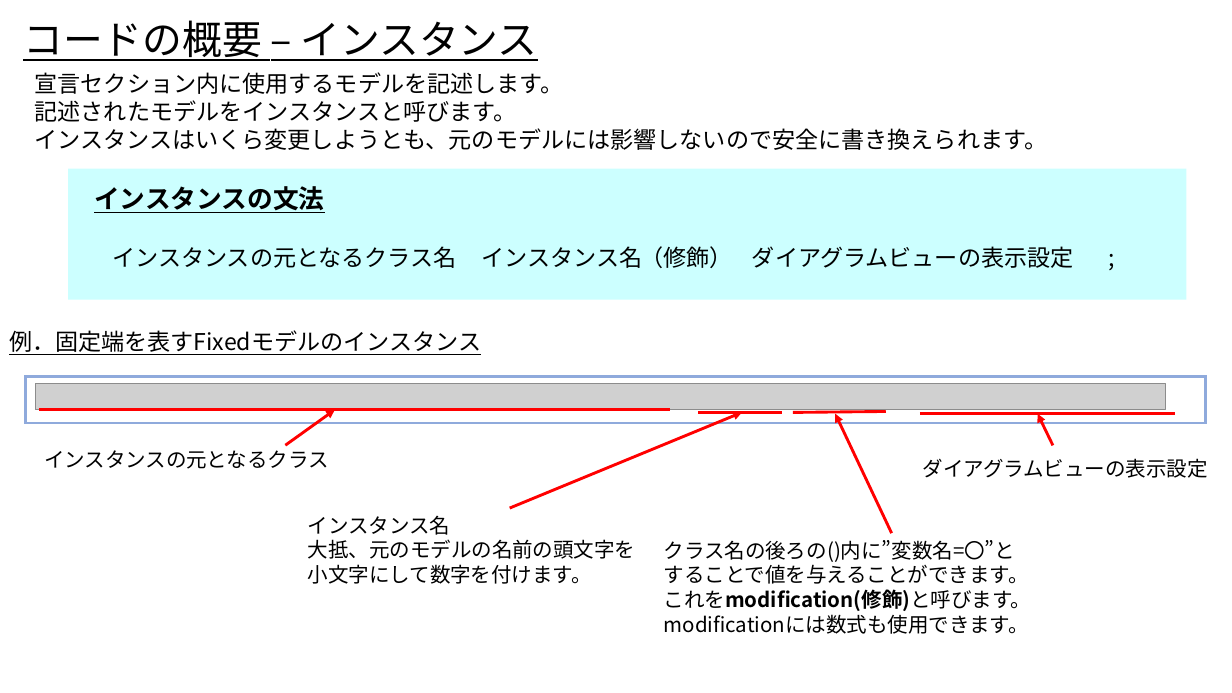
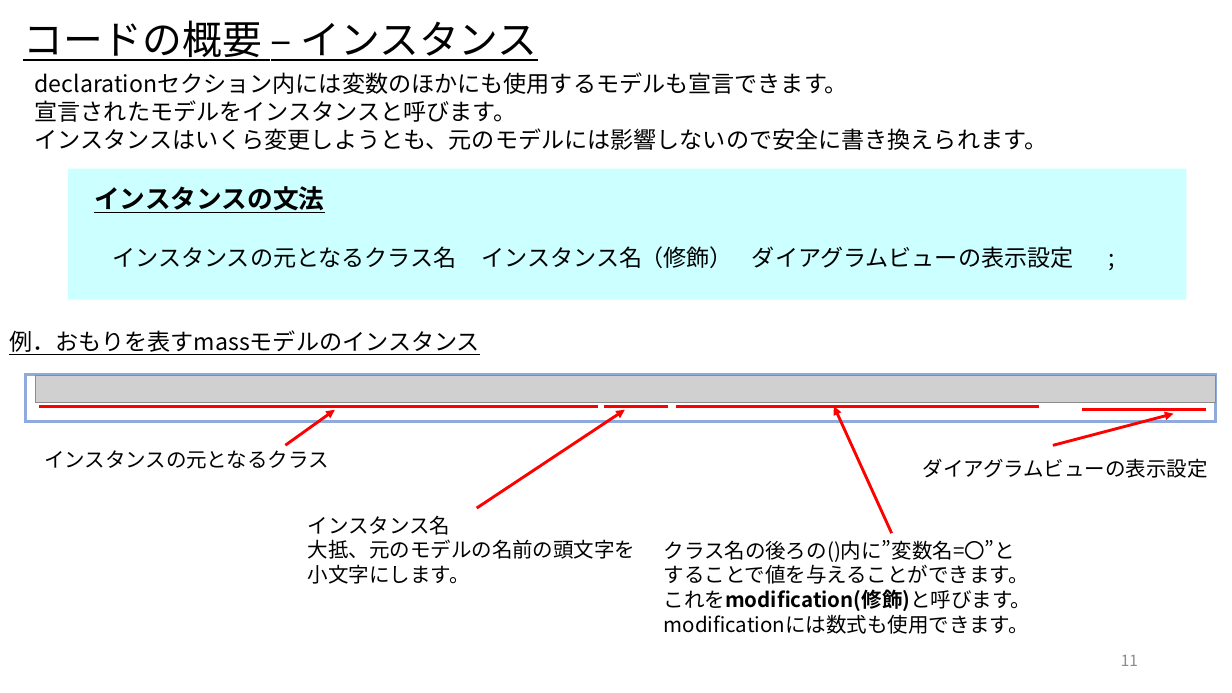
Before and after one commit to UedaShigenori/OpenModelica_Tutorials_Ja, a slide deck: slide 11 of 3_CustomizeModel1_AddParameter/OpenModelica_Tutorials_3.pptx (slide 10 before the commit). Drawn at 1232x693 pixels with LibreOffice and Linux fonts; fonts in the diff are those of the drawing; grey boxes stand for pictures. Boxes give left, top, right and bottom in pixels: in the first picture for what was removed or moved away, otherwise in the second. Text is boxed around its words. In the diff, an @@ line names an element or a change of style, - is before the commit and + after.

```diff
--- a/3_CustomizeModel1_AddParameter/OpenModelica_Tutorials_3.pptx
+++ b/3_CustomizeModel1_AddParameter/OpenModelica_Tutorials_3.pptx
@@ text at [35,72,848,122]: text changed @@
-宣言セクション内に使用するモデルを記述します。
-記述されたモデルをインスタンスと呼びます。
+declarationセクション内には変数のほかにも使用するモデルも宣言できます。
+宣言されたモデルをインスタンスと呼びます。
@@ text at [9,330,480,355]: text changed @@
-例．固定端を表すFixedモデルのインスタンス
+例．おもりを表すmassモデルのインスタンス
@@ rectangle: place and size @@
-rectangle at [26,377,1206,423]
+rectangle at [26,375,1216,421]
@@ picture: place and size @@
-picture at [35,384,1165,409]
+picture at [35,375,1216,403]
@@ line moved from (39, 409) - (671, 409) to (39, 407) - (598, 407) @@
@@ arrow moved from (510, 508) - (742, 412) to (477, 508) - (625, 410) @@
@@ line moved from (699, 412) - (782, 412) to (604, 407) - (668, 407) @@
@@ line moved from (793, 412) - (886, 411) to (676, 407) - (1040, 407) @@
@@ arrow moved from (892, 533) - (836, 414) to (892, 533) - (835, 407) @@
@@ arrow moved from (1054, 445) - (1038, 414) to (1054, 445) - (1174, 414) @@
@@ line moved from (920, 414) - (1175, 414) to (1081, 410) - (1206, 410) @@
@@ text at [308,564,470,584]: text changed @@
-小文字にして数字を付けます。
+小文字にします。
@@ page number added at [1121,655,1138,666], 12 pt, text #8C8C8C @@
+11
```
Also in this commit, not shown: 16 other slides changed, 1 slide added, 17 other files.
